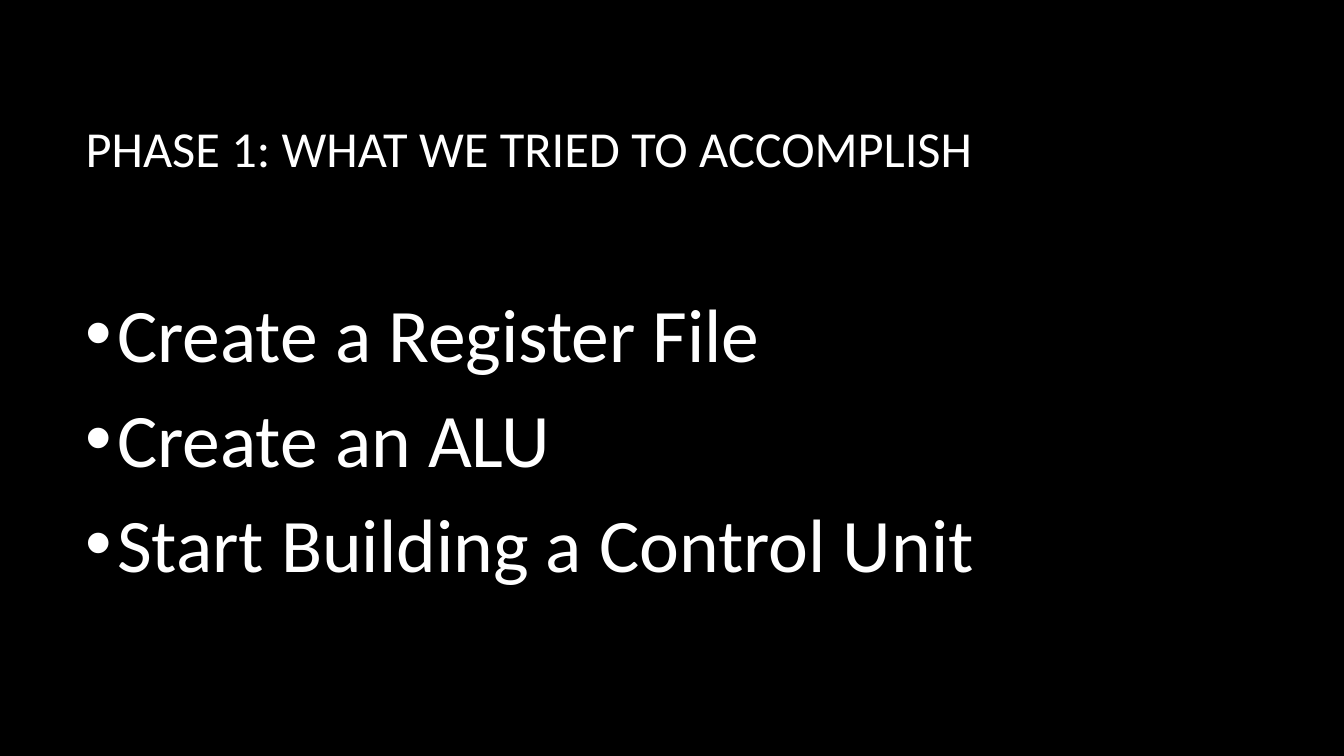
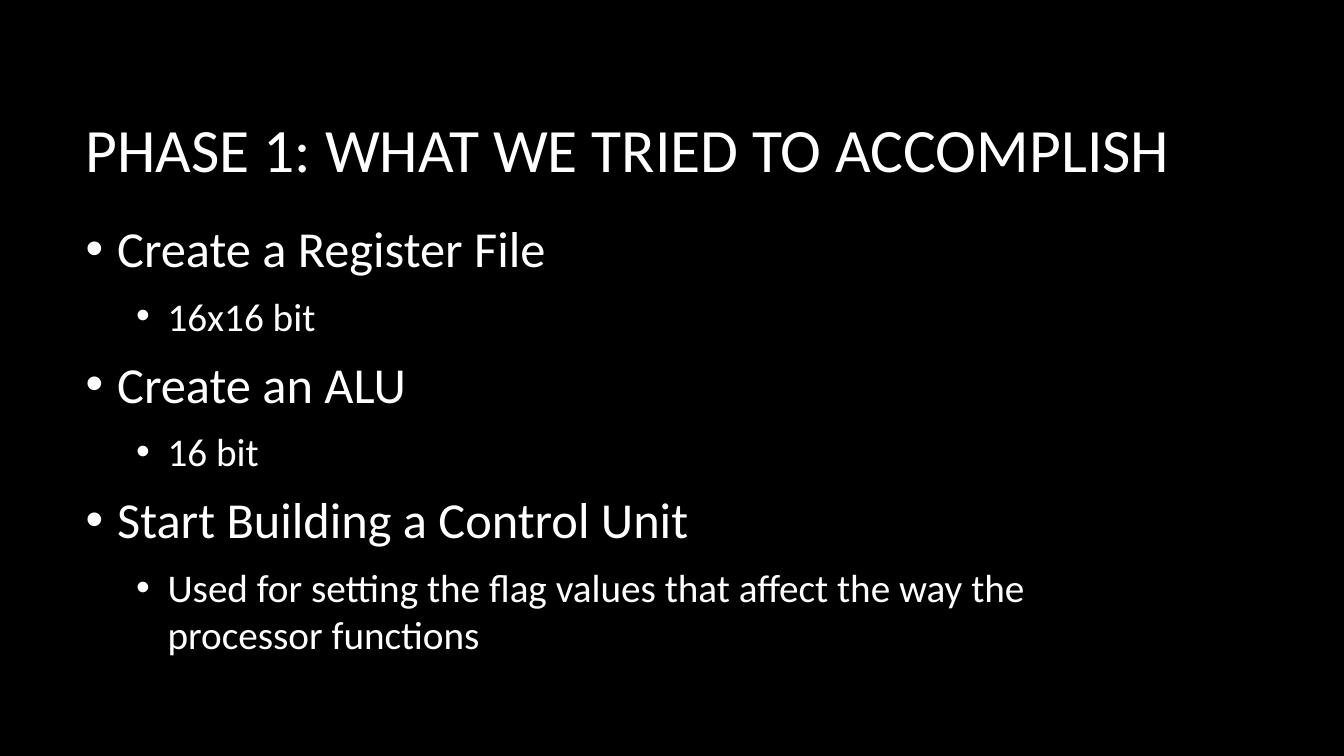
Before and after one commit to sheawinkler/230Project, a slide deck: slide 4 of Part6/The Adventurous Project of building a processor.pptx. Drawn at 1344x756 pixels with LibreOffice and Linux fonts; fonts in the diff are those of the drawing; background and template pictures are left out. Boxes give left, top, right and bottom in pixels: in the first picture for what was removed or moved away, otherwise in the second. Text is boxed around its words. In the diff, an @@ line names an element or a change of style, - is before the commit and + after.

```diff
--- a/Part6/The Adventurous Project of building a processor.pptx
+++ b/Part6/The Adventurous Project of building a processor.pptx
@@ title "PHASE 1: WHAT WE TRIED ..." at (x1=86, y1=132, x2=1170, y2=173): size 36 to 44 pt @@
@@ text at (x1=117, y1=232, x2=688, y2=547): size 54 to 36 pt in "Create a Register File", "Create an ALU", "Start Building a Control Unit" @@
@@ text at (x1=168, y1=303, x2=316, y2=332): paragraph added @@
+  • 16x16 bit
@@ text at (x1=168, y1=438, x2=259, y2=467): paragraph added @@
+  • 16 bit
@@ text at (x1=168, y1=574, x2=1024, y2=656): paragraph added @@
+  • Used for setting the flag values that affect the way the processor functions
```
Also in this commit, not shown: 18 other slides changed, 6 slides added, 2 slides removed.
